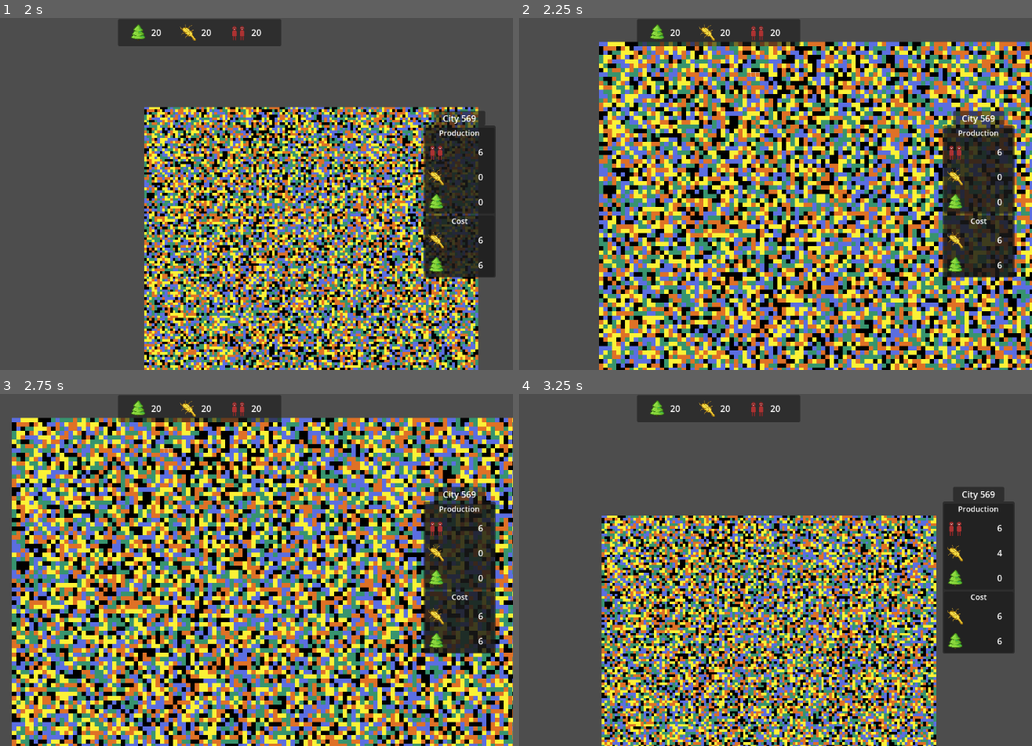
Above: before the commit, frames 1-4 (two rows, left to right).
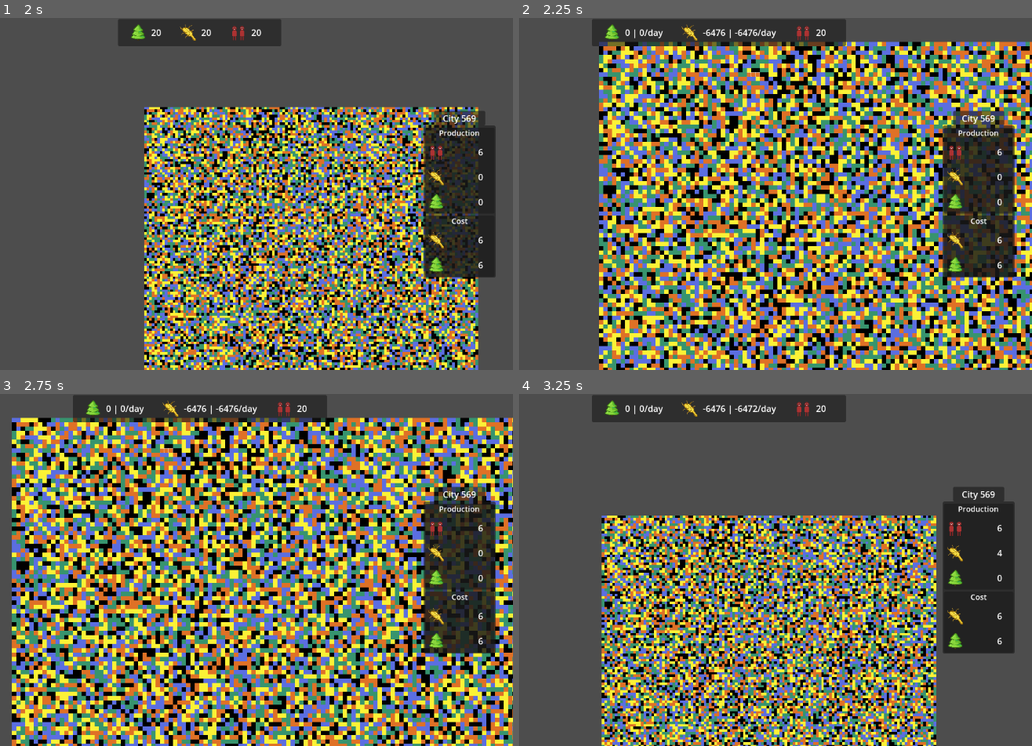
Above: after the commit, the same moments.

Repository: ThreeCoffees/cassini-hackathon
Game: Godot game, scene res://test_scenes/leon/tilemap_gen_test.tscn
The game is run twice, just before and just after one commit, with the same random seed, the same clock (stepped at 60 frames per second) and the same inputs. The project has no main scene, so this scene is started directly.
Inputs (mouse positions are in pixels of both pictures, inside the frame that each line leads up to):
- Up to frame 1 (2 s): tap Enter at 0.5 s; move the mouse to (338, 176) at 0.52 s; hold D (right) 0.53-1.28 s; hold Mouse wheel up (zoom_in) 0.53-1.28 s; click (338, 176) at 0.67 s; move the mouse to (71, 211) at 1.27 s; hold S (down) from 1.28 s (still down); tap Mouse wheel down (zoom_out) at 1.35 s
- Up to frame 2 (2.25 s): move the mouse to (780, 116) at 2.02 s; release S (down) at 2.03 s; hold D (right) from 2.03 s (still down); hold Mouse wheel up (zoom_in) from 2.03 s (still down)
- Up to frame 3 (2.75 s): keep holding D (right); keep holding Mouse wheel up (zoom_in)
- Up to frame 4 (3.25 s): move the mouse to (688, 640) at 2.77 s; release D (right) at 2.78 s; release Mouse wheel up (zoom_in) at 2.78 s; hold W (up) from 2.78 s (still down); tap Mouse wheel down (zoom_out) at 2.85 s; click (688, 640) at 2.92 s

Frame 1 is identical in both runs. In frame 2, 1.7% of the frame differs, in the area x 14-64%, y 0-9%; in frame 3, 1.8%; in frame 4, 1.8%.

Commit message:
Calculate storage on timer timeout

Diff:
--- a/scenes/ui/resource_inspector.gd
+++ /dev/null
@@ -1,5 +0,0 @@
-class_name ResourceInspector extends Control
-
-@export var wood_info: PropertyInfo
-@export var food_info: PropertyInfo
-@export var populatio_info: PropertyInfo
--- a/scenes/ui/resource_inspector.tscn
+++ b/scenes/ui/resource_inspector.tscn
@@ -1,11 +1,11 @@
 [gd_scene load_steps=5 format=3 uid="uid://ca7lotynnkupq"]
 
-[ext_resource type="Script" uid="uid://tn7llw1vwyky" path="res://scenes/ui/resource_inspector.gd" id="1_clb14"]
+[ext_resource type="Script" uid="uid://tn7llw1vwyky" path="res://scripts/ui/resource_inspector.gd" id="1_clb14"]
 [ext_resource type="PackedScene" uid="uid://c7h2x38t0mbbm" path="res://scenes/ui/property_info.tscn" id="1_n4amc"]
 [ext_resource type="Texture2D" uid="uid://b32e3x6esqrwi" path="res://assets/icons/tree.png" id="2_clb14"]
 [ext_resource type="Texture2D" uid="uid://d30ok1yq322oo" path="res://assets/icons/wheat.png" id="3_hugm3"]
 
-[node name="ResourceInspector" type="Control" node_paths=PackedStringArray("wood_info", "food_info", "population_info")]
+[node name="ResourceInspector" type="Control" node_paths=PackedStringArray("wood_info", "food_info")]
 layout_mode = 3
 anchors_preset = 5
 anchor_left = 0.5
@@ -14,7 +14,6 @@
 script = ExtResource("1_clb14")
 wood_info = NodePath("PanelContainer/MarginContainer/HBoxContainer/WoodInfo")
 food_info = NodePath("PanelContainer/MarginContainer/HBoxContainer/FoodInfo")
-population_info = NodePath("PanelContainer/MarginContainer/HBoxContainer/PopulationInfo")
 
 [node name="MarginContainer" type="MarginContainer" parent="."]
 layout_mode = 1
--- a/scripts/autoloads/resource_manager.gd
+++ b/scripts/autoloads/resource_manager.gd
@@ -1,4 +1,6 @@
 extends Node
+
+signal global_resources_updated()
 
 class ResourceData:
 	var total_yield: int
@@ -31,10 +33,22 @@
 
 var resources: Dictionary[String, ResourceData] = {}
 
+
 func initialize_resources():
 	resources.set("wood", ResourceData.new("wood"))
 	resources.set("food", ResourceData.new("food"))
 	resources.set("population", ResourceData.new("population"))
 
+	on_update_resources()
+
+
+func calculate_stores():
+	for resource in resources.values():
+		resource.update_storage()
+	global_resources_updated.emit()
+
+
+func on_update_resources():
 	for resource in resources.values():
 		resource.update_change()
+	global_resources_updated.emit()
--- a/scripts/factions/faction.gd
+++ b/scripts/factions/faction.gd
@@ -46,6 +46,8 @@
 	worked_tiles.remove_at(idx)
 	update_info()
 
+signal update_resources
+
 func update_info():
 	population = population_starter_multiplier * city_tiles.size()
 	food_requirement = population * food_req_mul
@@ -59,6 +61,8 @@
 				wood_yields += wood_prod_mul
 			TerrainTilemapLayer.TileTypes.AGRI:
 				food_yields += food_prod_mul
+
+	update_resources.emit()
 
 func get_yields(type: String) -> int:
 	match type:
@@ -94,3 +98,5 @@
 func _init():
 	id = faction_count
 	faction_count+=1
+
+	update_resources.connect(ResourceManager.on_update_resources)
--- /dev/null
+++ b/scripts/timers/resource_timer.gd
@@ -0,0 +1,6 @@
+class_name ResourceTimer extends Timer
+
+@export var debug: bool = false
+
+func _on_timeout():
+	ResourceManager.calculate_stores()
--- /dev/null
+++ b/scripts/ui/resource_inspector.gd
@@ -0,0 +1,21 @@
+class_name ResourceInspector extends Control
+
+@export var debug: bool = false
+
+@export var wood_info: PropertyInfo
+@export var food_info: PropertyInfo
+@export var populatio_info: PropertyInfo
+
+func _ready() -> void:
+	ResourceManager.global_resources_updated.connect(on_global_resources_updated)
+
+func on_global_resources_updated():
+	var resources = ResourceManager.resources
+	if debug:
+		print("global resources updated")
+	for res_data in resources.values():
+		match res_data.type:
+			"wood":
+				wood_info.set_label(res_data.get_label())
+			"food":
+				food_info.set_label(res_data.get_label())
--- a/test_scenes/leon/tilemap_gen_test.tscn
+++ b/test_scenes/leon/tilemap_gen_test.tscn
@@ -7,6 +7,7 @@
 [ext_resource type="PackedScene" uid="uid://drttlxlck2el7" path="res://scenes/camera/ZoomingCamera2D.tscn" id="3_pmoas"]
 [ext_resource type="PackedScene" uid="uid://8qhk40k3dt5s" path="res://scenes/ui/city_inspector.tscn" id="5_pmoas"]
 [ext_resource type="PackedScene" uid="uid://ca7lotynnkupq" path="res://scenes/ui/resource_inspector.tscn" id="7_g6a3i"]
+[ext_resource type="Script" uid="uid://c7773krbd5lqd" path="res://scripts/timers/resource_timer.gd" id="8_g0ufm"]
 
 [node name="TilemapGenTest" type="Node2D"]
 
@@ -38,8 +39,15 @@
 grow_vertical = 2
 
 [node name="ResourceInspector" parent="GUI" instance=ExtResource("7_g6a3i")]
+debug = true
+
+[node name="ResourceTimer" type="Timer" parent="."]
+wait_time = 2.0
+autostart = true
+script = ExtResource("8_g0ufm")
 
 [connection signal="faction_picked" from="Tilemap/TerrainTilemapLayer" to="Tilemap/SelectionLayer" method="_on_faction_picked"]
 [connection signal="faction_picked" from="Tilemap/TerrainTilemapLayer" to="GUI/CityInspector" method="_on_faction_picked"]
 [connection signal="worked_cell_picked" from="Tilemap/TerrainTilemapLayer" to="Tilemap/SelectionLayer" method="_on_worked_tile_picked"]
 [connection signal="faction_yields_changed" from="Tilemap/SelectionLayer" to="GUI/CityInspector" method="_on_faction_info_changed"]
+[connection signal="timeout" from="ResourceTimer" to="ResourceTimer" method="_on_timeout"]
Not shown, added: scripts/timers/resource_timer.gd.uid
Renamed: scenes/ui/resource_inspector.gd.uid -> scripts/ui/resource_inspector.gd.uid
Not shown: 1 places in test_scenes/leon/tilemap_gen_test.tscn that only renumber resources
